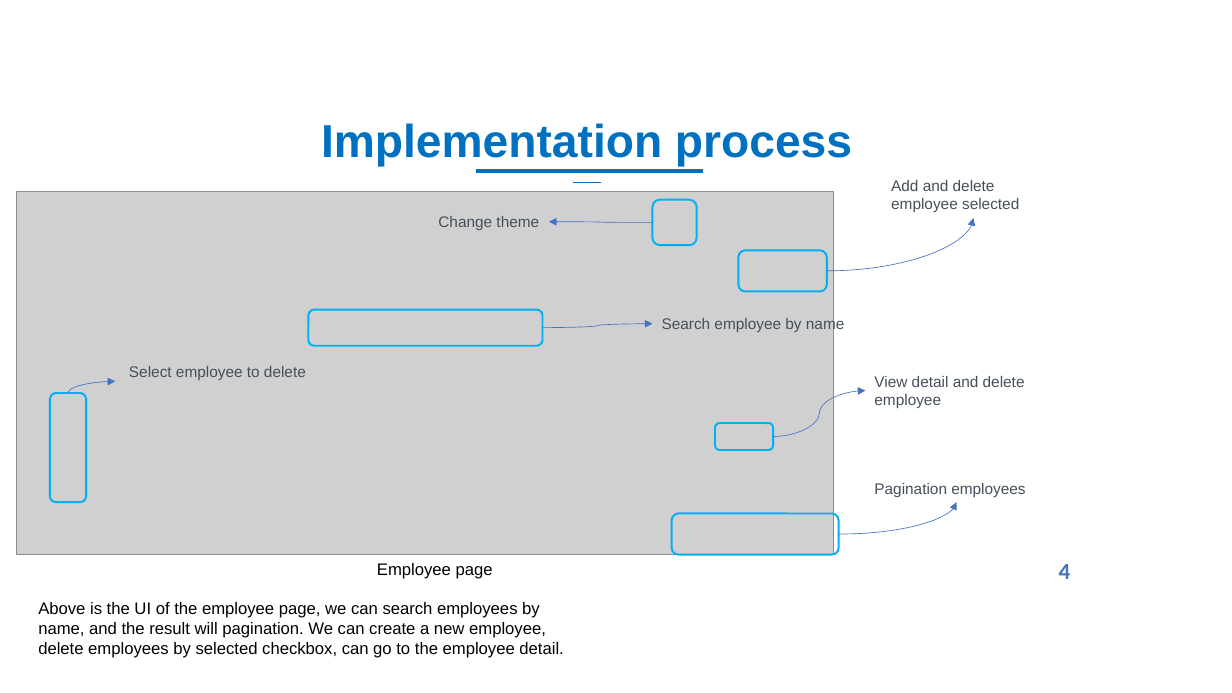
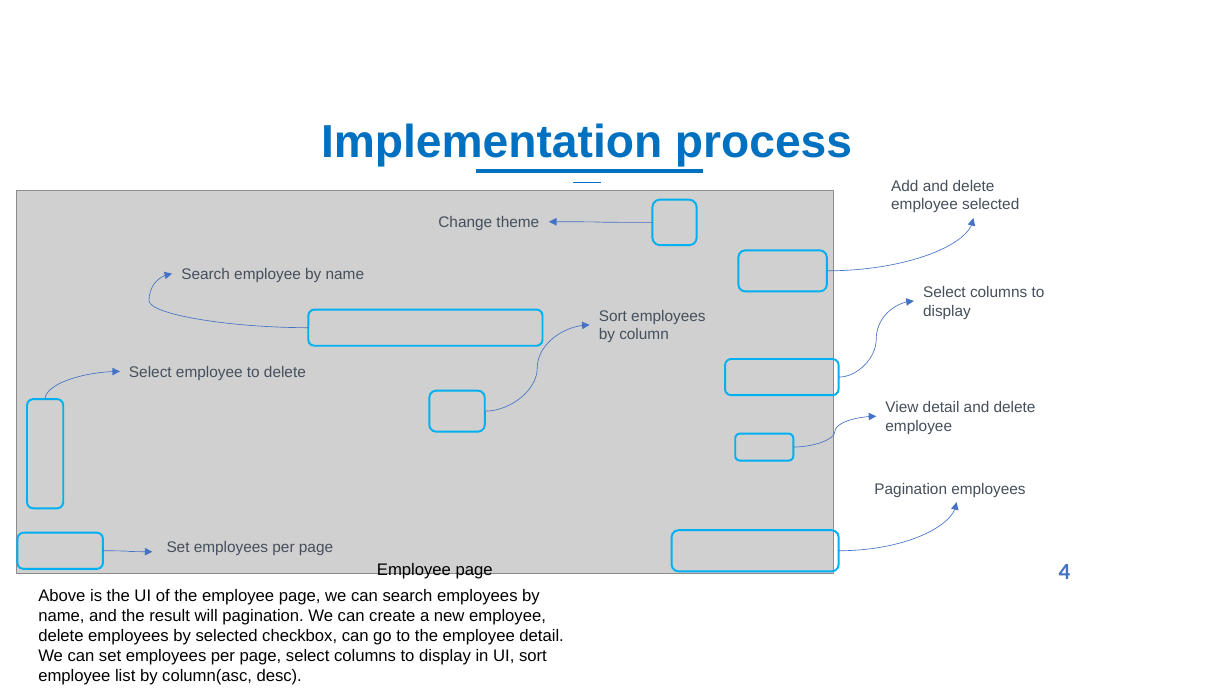
Before and after one commit to NguyenTanPil/employee-management, a slide deck: slide 6 of docs/presontation.pptx. Drawn at 1232x693 pixels with LibreOffice and Linux fonts; fonts in the diff are those of the drawing; grey boxes stand for pictures; background and template pictures are left out. Boxes give left, top, right and bottom in pixels: in the first picture for what was removed or moved away, otherwise in the second. Text is boxed around its words. In the diff, an @@ line names an element or a change of style, - is before the commit and + after.

```diff
--- a/docs/presontation.pptx
+++ b/docs/presontation.pptx
@@ picture: place and size @@
-picture at (17, 192, 834, 555)
+picture at (17, 191, 834, 574)
@@ text "Search employee by name": place and size @@
-text "Search employee by name" at (662, 317, 844, 333)
+text "Search employee by name" at (181, 268, 364, 282)
@@ curved arrow moved from (543, 328) - (653, 323) to (309, 328) - (172, 274) @@
@@ text added at (923, 286, 1045, 319), 12 pt, text #454F5B @@
+Select columns to display
@@ curved arrow added from (485, 411) to (590, 325), #4472C4 0.5 pt @@
@@ text added at (599, 310, 705, 342), 12 pt, text #454F5B @@
+Sort employees by column
@@ curved arrow added from (839, 377) to (914, 301), #4472C4 0.5 pt @@
@@ curved arrow moved from (68, 393) - (116, 382) to (45, 399) - (120, 372) @@
@@ rounded rectangle added at (726, 360, 839, 396), outline #00B0F0 1.5 pt @@
@@ rounded rectangle: place and size @@
-rounded rectangle at (50, 393, 86, 502)
+rounded rectangle at (27, 399, 63, 508)
@@ rounded rectangle added at (430, 391, 485, 432), outline #00B0F0 1.5 pt @@
@@ curved arrow moved from (774, 436) - (866, 391) to (794, 447) - (876, 417) @@
@@ text "View detail and delete employee": place and size @@
-text "View detail and delete employee" at (874, 376, 1025, 408)
+text "View detail and delete employee" at (885, 401, 1036, 434)
@@ rounded rectangle: place and size @@
-rounded rectangle at (715, 423, 774, 450)
+rounded rectangle at (736, 433, 794, 460)
@@ curved arrow moved from (839, 534) - (957, 502) to (839, 551) - (957, 502) @@
@@ rounded rectangle added at (18, 532, 104, 568), outline #00B0F0 1.5 pt @@
@@ rounded rectangle: place and size @@
-rounded rectangle at (672, 514, 839, 555)
+rounded rectangle at (672, 531, 839, 572)
@@ curved arrow added from (103, 551) to (152, 552), #4472C4 0.5 pt @@
@@ text added at (167, 541, 333, 555), 12 pt, text #454F5B @@
+Set employees per page
@@ text at (38, 649, 547, 685): paragraph added @@
+We can set employees per page, select columns to display in UI, sort employee list by column(asc, desc).
```
Also in this commit, not shown: 2 other slides changed, 4 slides added, 6 other files.
